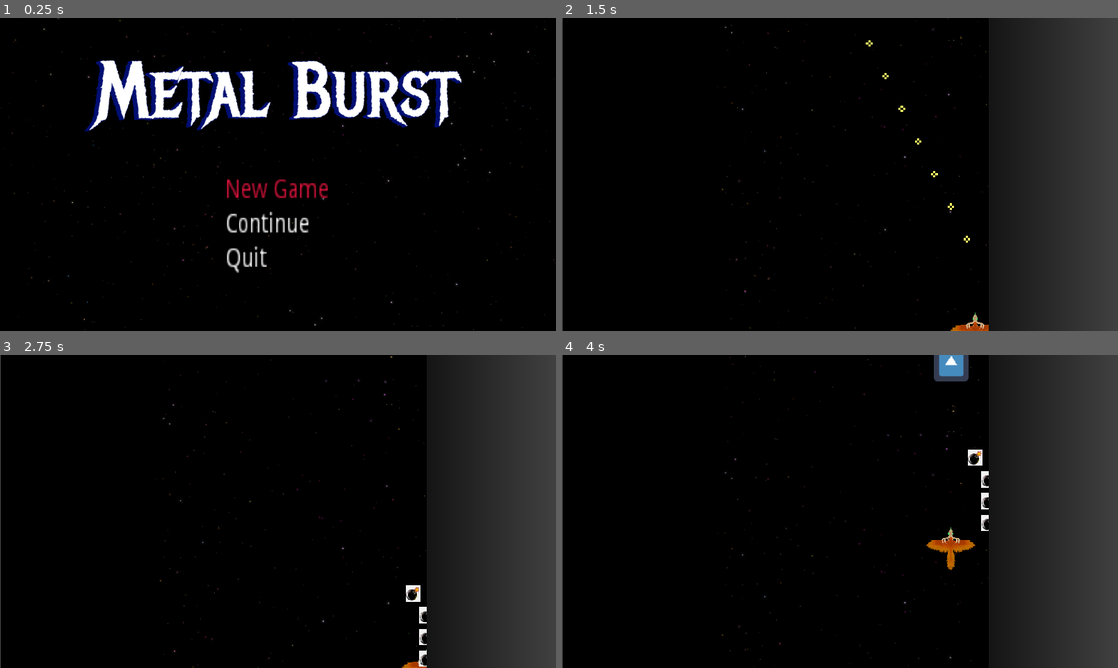
Above: before the commit, frames 1-4 (two rows, left to right).
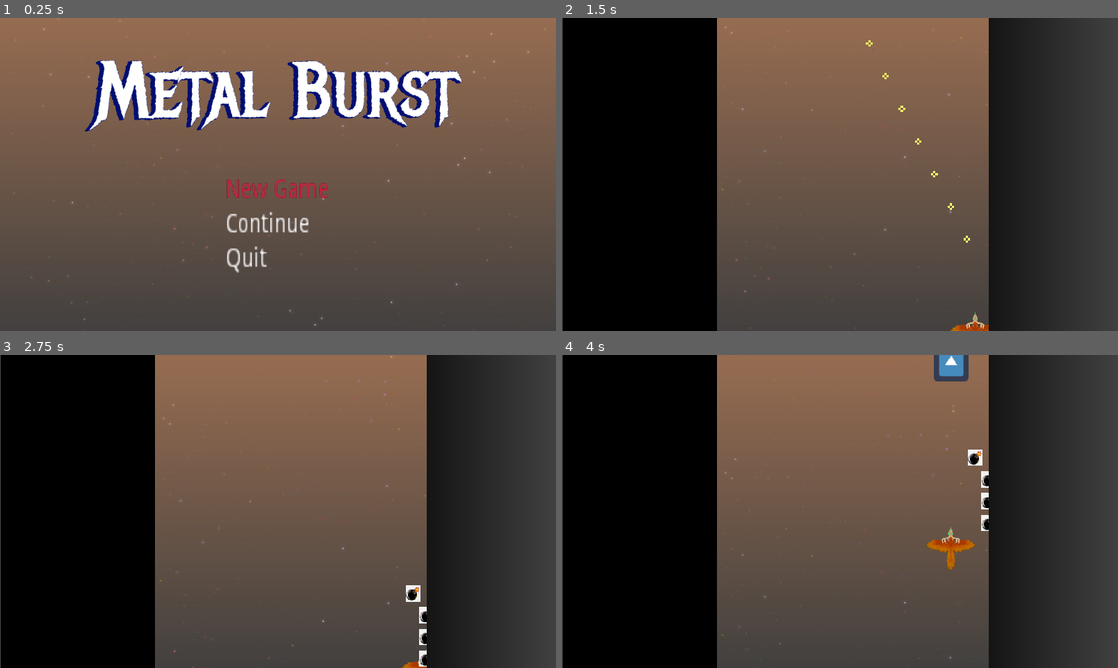
Above: after the commit, the same moments.

Repository: kyperbelt/MetalBurstPGJ
Game: Godot game, scene res://Screens/TitleScreen.tscn
Same seed, same stepped clock (60 frames per second), same inputs: the game is played once before the commit and once after it. The engine's default icon, where the game draws it, is replaced by a stand-in: a white triangle on a blue panel in a dark square.
Inputs (mouse positions are in pixels of both pictures, inside the frame that each line leads up to):
- Up to frame 1 (0.25 s): no input
- Up to frame 2 (1.5 s): tap Enter (ui_accept) at 0.5, 0.77 s; move the mouse to (962, 158) at 0.52 s; hold D (move_right) 0.53-1.28 s; hold Space (fire) 0.53-1.28 s; move the mouse to (728, 190) at 1.27 s; hold S (move_down) from 1.28 s (still down); tap Shift (move_slower) at 1.35 s
- Up to frame 3 (2.75 s): tap Enter (ui_accept) at 1.52 s; move the mouse to (333, 442) at 2.02 s; release S (move_down) at 2.03 s; hold D (move_right) from 2.03 s (still down); hold X (player_bomb) from 2.03 s (still down)
- Up to frame 4 (4 s): move the mouse to (812, 574) at 2.77 s; release D (move_right) at 2.78 s; release X (player_bomb) at 2.78 s; hold W (move_up) 2.78-3.53 s; tap Space (fire) at 2.85 s; tap Enter (ui_accept) at 3.02, 3.77 s; move the mouse to (1006, 558) at 3.52 s; hold A (move_left) from 3.53 s (still down); hold Shift (move_slower) from 3.53 s (still down)

The runs differ from the first frame. In frame 1, 93% of the frame differs, in the area x 0-100%, y 0-100%; in frame 2, 49%; in frame 3, 48%; in frame 4, 48%.

Commit message:
Background Additions
-Added prototype gradient backgrounds to give better feel for how level background could feel
-Gradients made with tools within Godot. No external assets added
[Cycle between different backgrounds in "background scene" by clicking the "eye" icon on the node tree]
-Added a few descriptions for some of the editor items

Diff:
--- a/MetalBurstGame/Objects/Player.tscn
+++ b/MetalBurstGame/Objects/Player.tscn
@@ -9,6 +9,9 @@
 
 [node name="Player" type="Node2D"]
 script = ExtResource( 1 )
+__meta__ = {
+"_editor_description_": ""
+}
 
 [node name="Sprite" type="Sprite" parent="."]
 position = Vector2( 0, 7 )
--- a/MetalBurstGame/Objects/Projectile.tscn
+++ b/MetalBurstGame/Objects/Projectile.tscn
@@ -7,6 +7,9 @@
 
 [node name="Projectile" type="Node2D"]
 script = ExtResource( 1 )
+__meta__ = {
+"_editor_description_": "Class Testing"
+}
 
 [node name="PlayerBullet" type="Sprite" parent="."]
 
--- a/MetalBurstGame/backgrounds/SpaceBackground.tscn
+++ b/MetalBurstGame/backgrounds/SpaceBackground.tscn
@@ -6,11 +6,24 @@
 [ext_resource path="res://systems/ScrollingBackground.gd" type="Script" id=4]
 [ext_resource path="res://systems/BackgroundLayer.gd" type="Script" id=5]
 
+[sub_resource type="Gradient" id=1]
+colors = PoolColorArray( 0.247059, 0.247059, 0.247059, 1, 0.611765, 0.439216, 0.32549, 1 )
+
+[sub_resource type="GradientTexture" id=2]
+gradient = SubResource( 1 )
+
+[sub_resource type="Gradient" id=3]
+colors = PoolColorArray( 0.611765, 0.439216, 0.32549, 1, 0.247059, 0.247059, 0.247059, 1 )
+
+[sub_resource type="GradientTexture" id=4]
+gradient = SubResource( 3 )
+
 [node name="SpaceBackground" type="Node2D"]
 script = ExtResource( 4 )
 vertical_velocity = 80.0
 
 [node name="Layer0" type="Sprite" parent="."]
+visible = false
 position = Vector2( -70.6843, -45.4399 )
 scale = Vector2( 6.02869, 4.89101 )
 texture = ExtResource( 3 )
@@ -20,6 +33,31 @@
 "_editor_description_": "This determines the color of the background"
 }
 multiplier = 0.0
+
+[node name="Prototype 1a" type="Sprite" parent="."]
+visible = false
+position = Vector2( 1118.78, -26.2259 )
+rotation = 1.57079
+scale = Vector2( 0.30938, 1219.68 )
+texture = SubResource( 2 )
+centered = false
+__meta__ = {
+"_editor_description_": "A prototype background.
+Stage 1 (theoretically)
+Darker area at top"
+}
+
+[node name="Prototype 1b" type="Sprite" parent="."]
+position = Vector2( 1118.78, -26.2259 )
+rotation = 1.57079
+scale = Vector2( 0.30938, 1219.68 )
+texture = SubResource( 4 )
+centered = false
+__meta__ = {
+"_editor_description_": "A prototype background.
+Stage 1 (theoretically)
+Darker area at bottom"
+}
 
 [node name="Layer1" type="Sprite" parent="."]
 texture = ExtResource( 2 )
Not shown: 1 places in MetalBurstGame/backgrounds/SpaceBackground.tscn that only renumber resources
